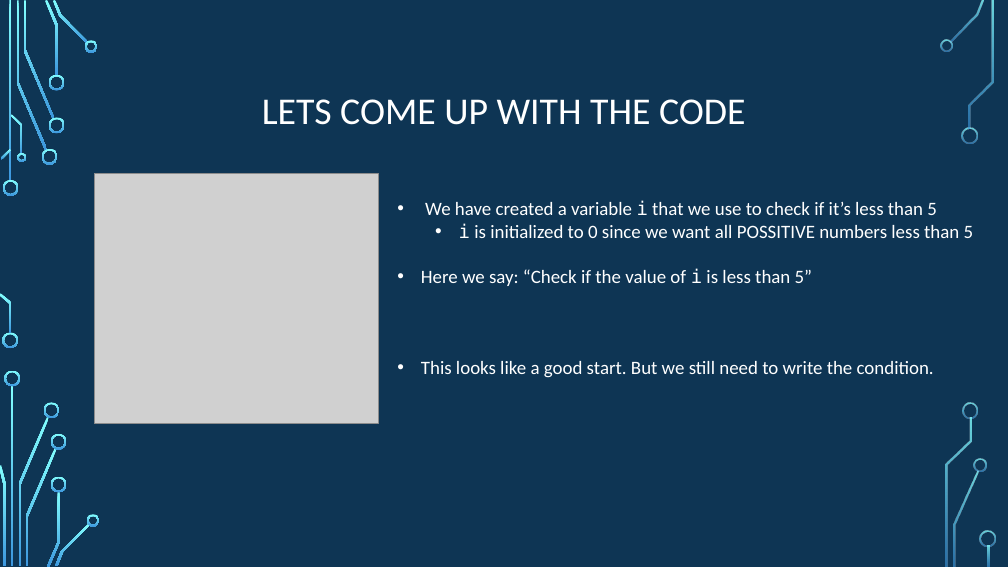
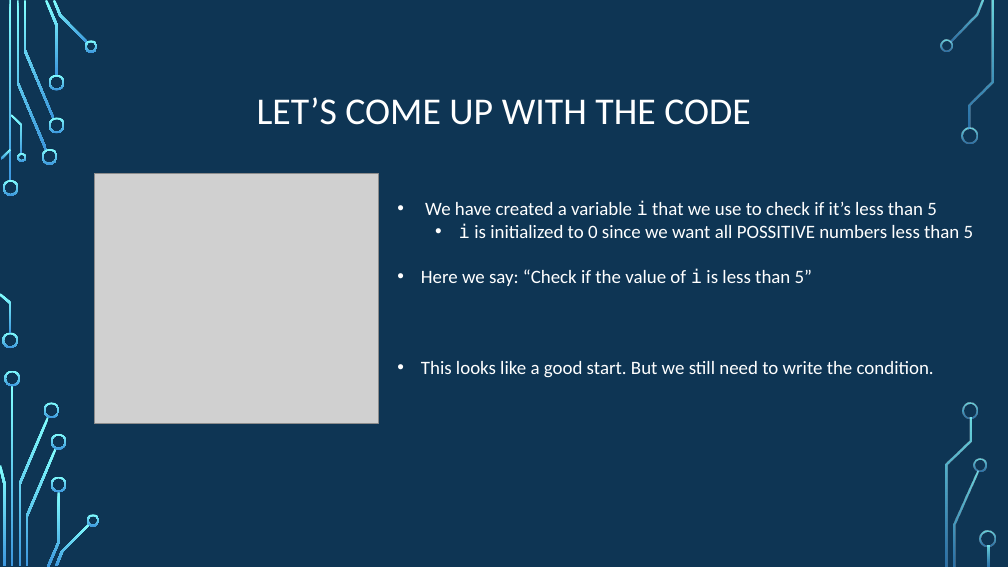
Before and after one commit to psypdt/ZIS_C-_Summer_Course_2019, a slide deck: slide 11 of Day_3/Day_3.pptx. Drawn at 1008x567 pixels with LibreOffice and Linux fonts; fonts in the diff are those of the drawing; grey boxes stand for pictures; background and template pictures are left out. Boxes give left, top, right and bottom in pixels: in the first picture for what was removed or moved away, otherwise in the second. Text is boxed around its words. In the diff, an @@ line names an element or a change of style, - is before the commit and + after.

```diff
--- a/Day_3/Day_3.pptx
+++ b/Day_3/Day_3.pptx
@@ title at (x1=257, y1=97, x2=751, y2=125): text changed @@
-LETS COME UP WITH THE CODE
+LET’S COME UP WITH THE CODE
```
Also in this commit, not shown: 7 other slides changed, 18 slides added, 1 other file.
